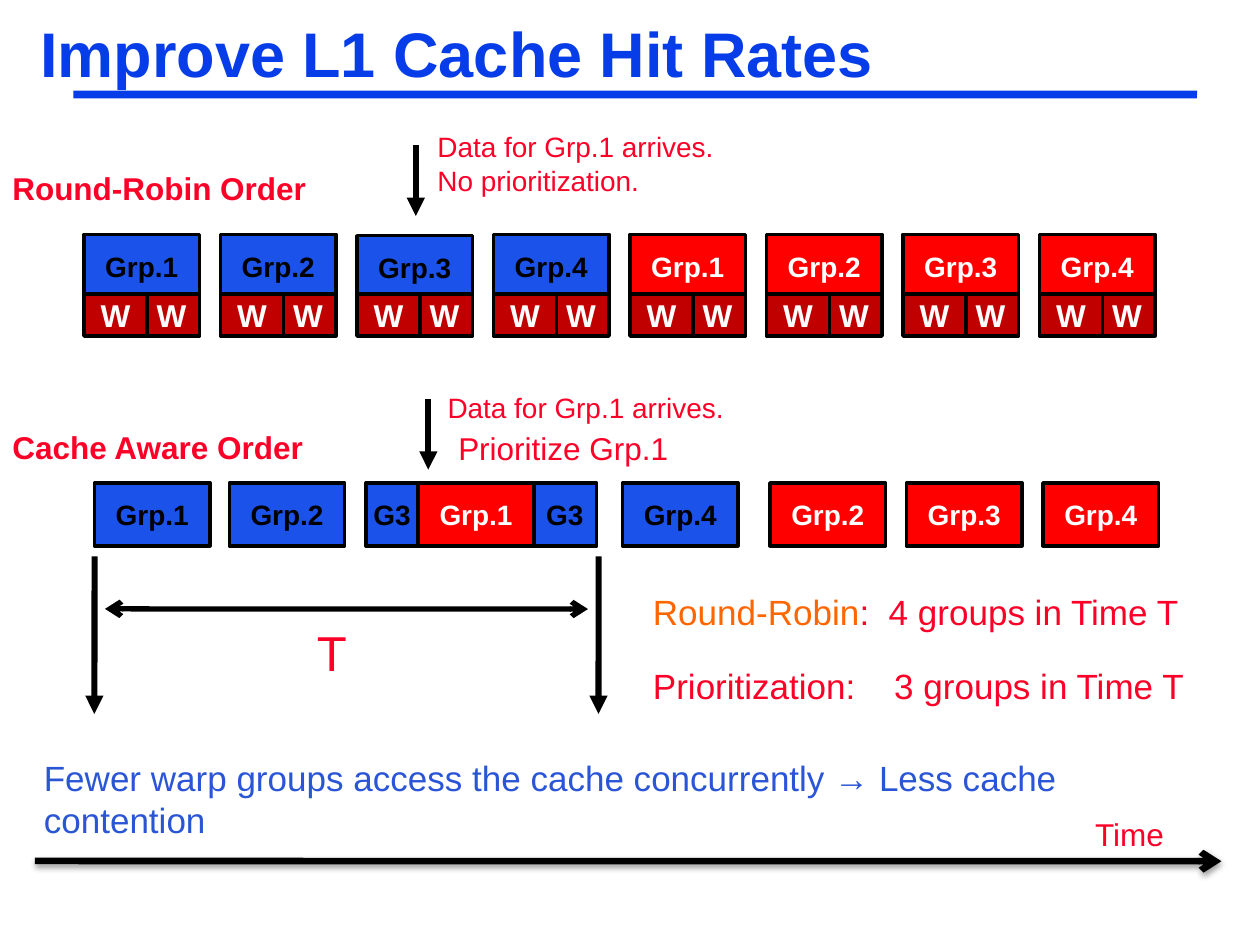
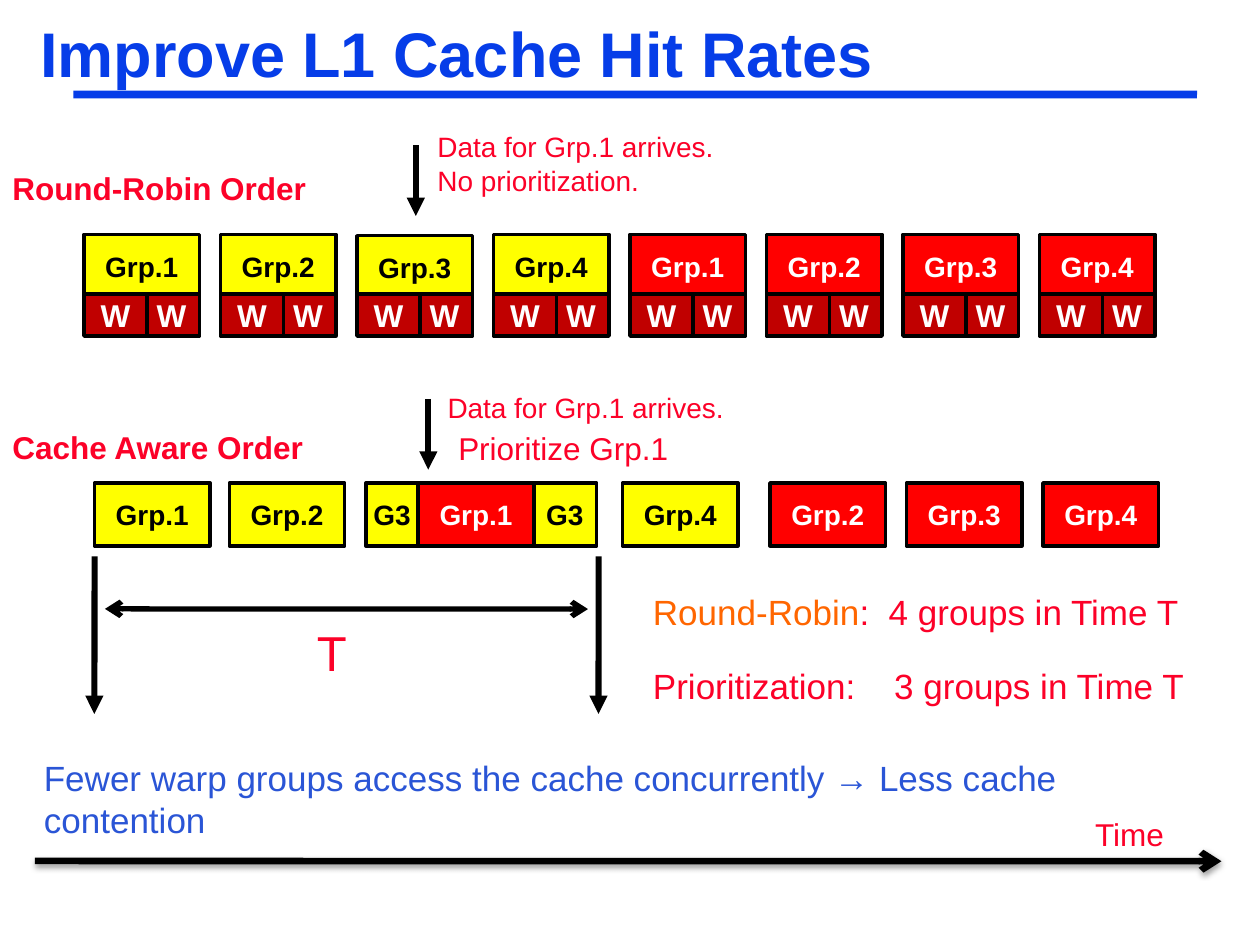
Before and after one commit to adwaitjog/adwaitjog.github.io, a slide deck: slide 10 of teach/acaces2018/acaces-2018-slides-lecture-3.pptx. Drawn at 1260x945 pixels with LibreOffice and Linux fonts; fonts in the diff are those of the drawing. Boxes give left, top, right and bottom in pixels: in the first picture for what was removed or moved away, otherwise in the second. Text is boxed around its words. In the diff, an @@ line names an element or a change of style, - is before the commit and + after.

```diff
--- a/teach/acaces2018/acaces-2018-slides-lecture-3.pptx
+++ b/teach/acaces2018/acaces-2018-slides-lecture-3.pptx
@@ fill #1B52EA to #FFFF00 in 9 elements at [94,483,210,546], [229,483,345,546], [622,483,738,546], [365,483,418,546], [534,483,597,546], [84,234,200,297], [220,234,336,297], [357,236,472,299], [494,234,610,297] @@
```
Also in this commit, not shown: 3 other slides changed, 23 other files.
